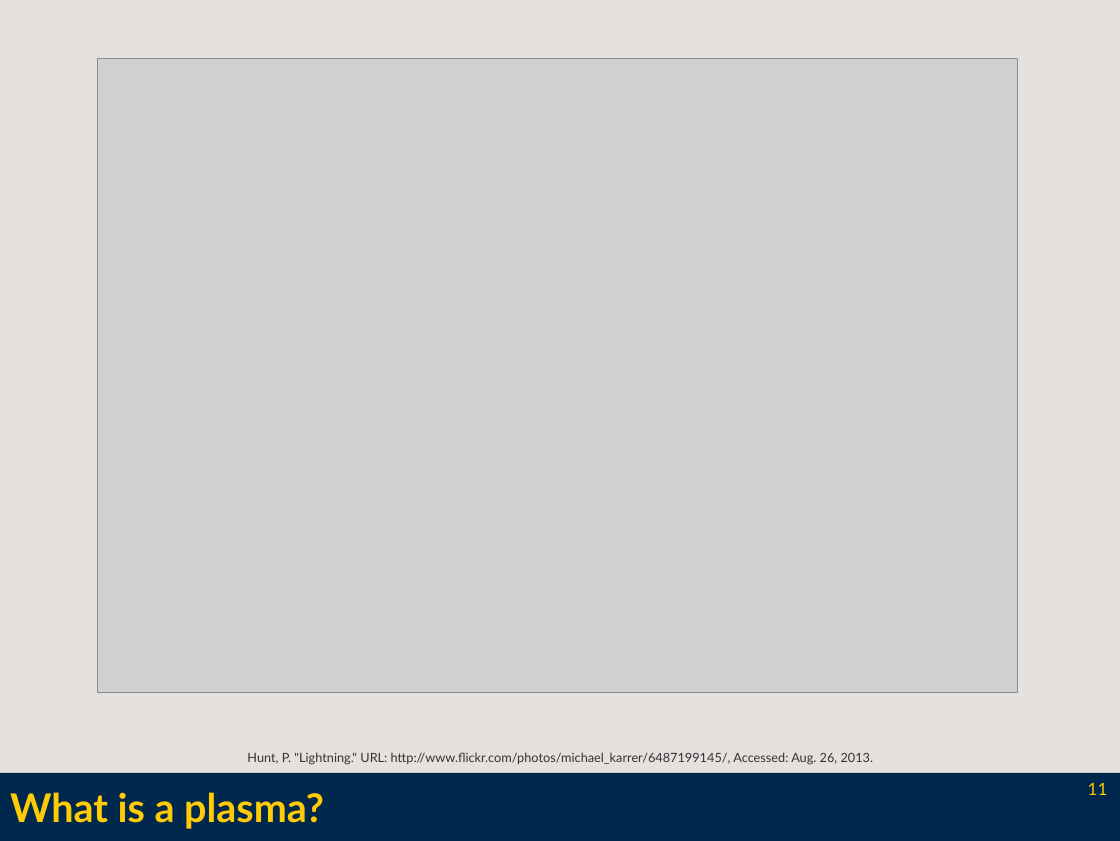
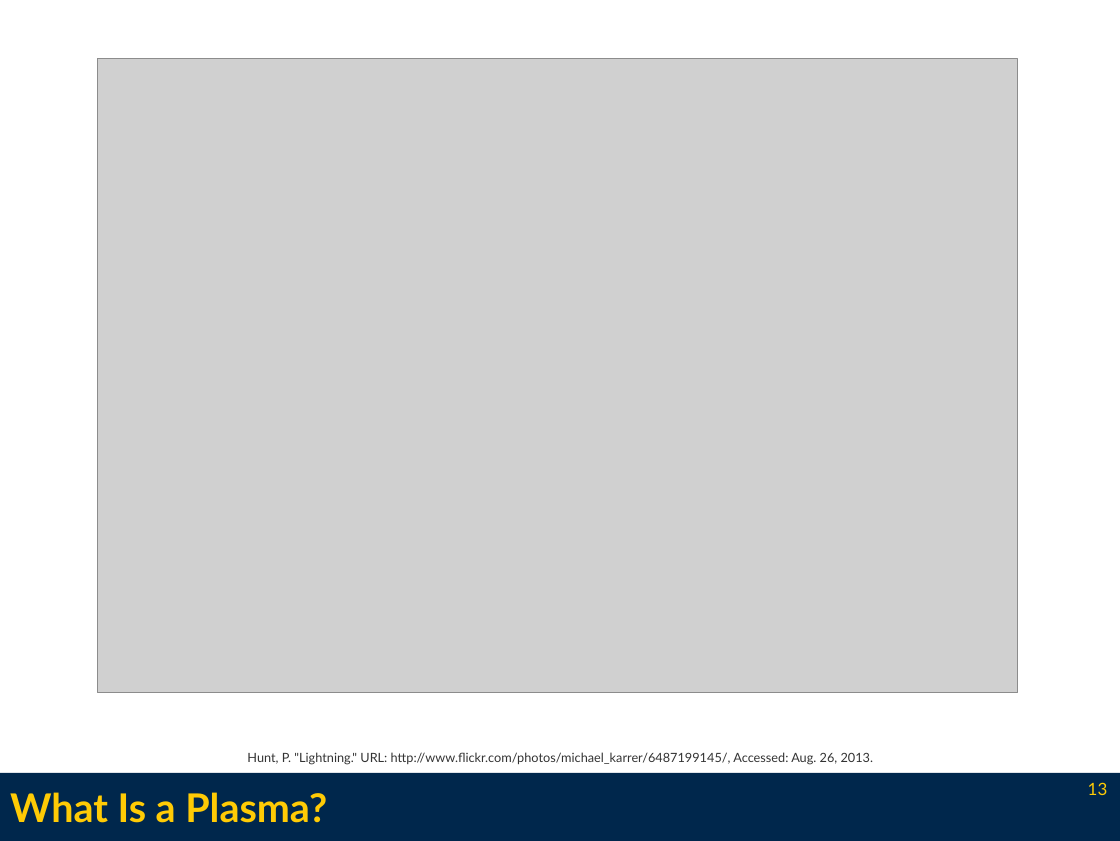
Before and after one commit to l3enny/dissertation, a slide deck: slide 13 of defense/presentation.odp (slide 11 before the commit). Drawn at 1120x841 pixels with LibreOffice and Linux fonts; fonts in the diff are those of the drawing; grey boxes stand for pictures. Boxes give left, top, right and bottom in pixels: in the first picture for what was removed or moved away, otherwise in the second. Text is boxed around its words. In the diff, an @@ line names an element or a change of style, - is before the commit and + after.

```diff
--- a/defense/presentation.odp
+++ b/defense/presentation.odp
@@ background #E4E1DF to #FFFFFF @@
@@ title at (10,792,327,823): text changed @@
-What is a plasma?
+What Is a Plasma?
@@ page number at (1088,782,1108,795): text changed @@
-11
+13
```
Also in this commit, not shown: 16 other slides changed, 23 slides added, 2 slides removed, 13 other files.
